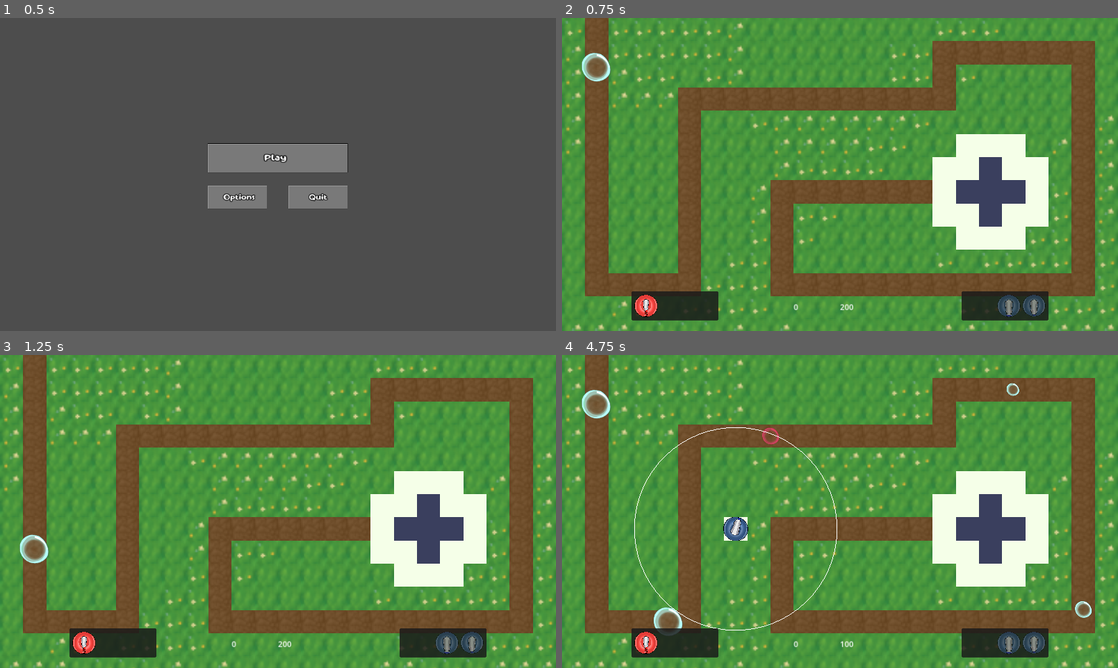
Above: before the commit, frames 1-4 (two rows, left to right).
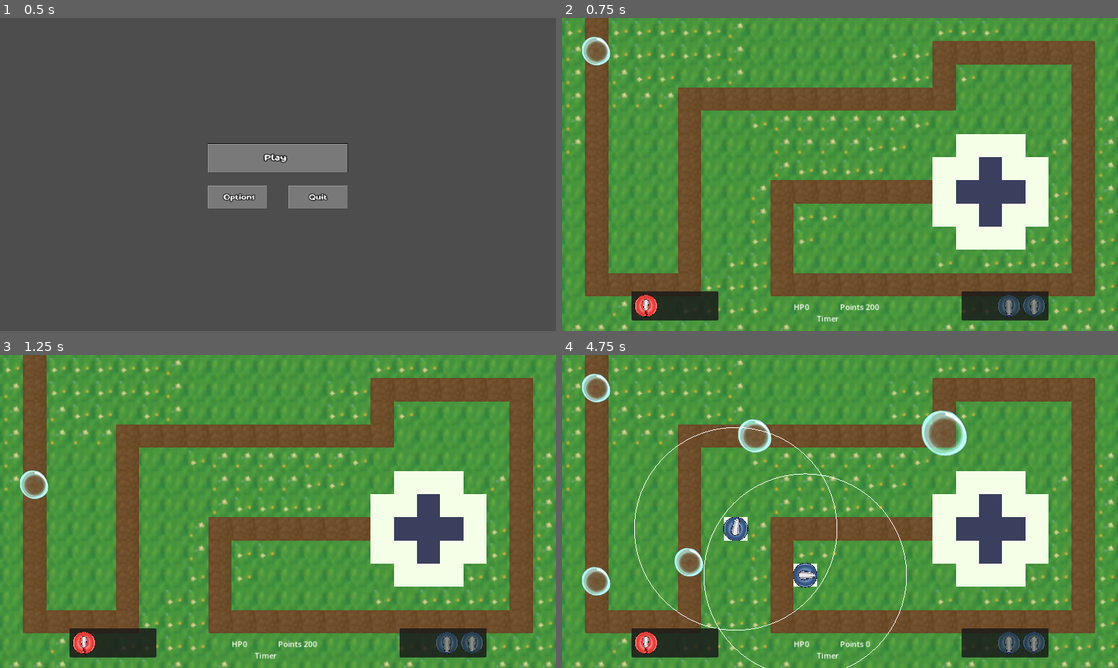
Above: after the commit, the same moments.

Repository: JustPause/GameJam2025
Game: Godot game, scene res://Scene/main_menu.tscn
The game is run twice, just before and just after one commit, with the same random seed, the same clock (stepped at 60 frames per second) and the same inputs. Sound files missing from this copy of the repository are replaced by a short silence.
Inputs (mouse positions are in pixels of both pictures, inside the frame that each line leads up to):
- Up to frame 1 (0.5 s): no input
- Up to frame 2 (0.75 s): click "Play" at 0.5 s
- Up to frame 3 (1.25 s): no input
- Up to frame 4 (4.75 s): move the mouse to (962, 495) at 1.27 s; click (962, 495) at 1.42 s; move the mouse to (728, 527) at 2.02 s; click (728, 527) at 2.17 s; move the mouse to (895, 442) at 2.77 s; click (895, 442) at 2.92 s; move the mouse to (812, 574) at 3.52 s; click (812, 574) at 3.67 s; move the mouse to (1006, 558) at 4.27 s; click (1006, 558) at 4.42 s

Frame 1 is identical in both runs. In frame 2, 0.6% of the frame differs, in the area x 3-58%, y 6-98%; in frame 3, 0.7%; in frame 4, 3.1%, in the area x 3-96%, y 6-100%.

Commit message:
dfghjkl;'

Diff:
--- a/Code/enemy_spawner.gd
+++ b/Code/enemy_spawner.gd
@@ -24,11 +24,10 @@
 	var speed: float
 	var scene: PackedScene
 
-	func _init(name_enemys, enemy_type, max_health, health, base_damage, max_size_growth, speed, scene):
+	func _init(name_enemys, enemy_type, max_health, base_damage, max_size_growth, speed, scene):
 		self.name_enemys = name_enemys
 		self.enemy_type = enemy_type
 		self.max_health = max_health
-		self.health = health
 		self.base_damage = base_damage
 		self.max_size_growth = max_size_growth
 		self.speed = speed
@@ -49,9 +48,9 @@
 var current_wave_index: int = 0
 var wave_timer: Timer
 var enemys = [
-	Enemys.new("Basic Bubble", "Air", 5.0, 25.0, 1, Vector2(0.3, 0.3), 600.0, basic_bubble_scene),
-	Enemys.new("Basic Bubble1", "Air", 5.0, 30.0, 1, Vector2(0.6, 0.6), 300.0, basic_bubble_scene),
-	Enemys.new("Basic Bubble2", "Air", 5.0, 5.0, 1, Vector2(0.3, 0.3), 150.0, ice_bubble_scene)
+	Enemys.new("Basic Bubble", "Air", 25.0, 1, Vector2(0.3, 0.3), 400.0, basic_bubble_scene),
+	Enemys.new("Basic Bubble1", "Air", 30.0, 1, Vector2(0.6, 0.6), 200.0, basic_bubble_scene),
+	Enemys.new("Basic Bubble2", "Air", 5.0, 1, Vector2(0.3, 0.3), 100.0, ice_bubble_scene)
 	]
 
 func _ready() -> void:
--- a/Scene/Green Lands.gd
+++ b/Scene/Green Lands.gd
@@ -28,7 +28,7 @@
 		var tile = map_node.get_clicked_tile()
 
 		var turret_t=turret[0].instantiate()
-		if typeof(tile) == TYPE_VECTOR2I and points>turret_t.price and tile is Vector2i:
+		if typeof(tile) == TYPE_VECTOR2I and points>=turret_t.price and tile is Vector2i:
 
 			place_tile_at_location(tile)
 			points=points-turret_t.pay()
--- a/Scene/UI.tscn
+++ b/Scene/UI.tscn
@@ -94,3 +94,11 @@
 offset_right = 96.0
 offset_bottom = -33.0
 text = "Points:"
+
+[node name="Label3" type="Label" parent="."]
+layout_mode = 0
+offset_left = -48.0
+offset_top = -32.0
+offset_right = 48.0
+offset_bottom = -9.0
+text = "Points:"
--- a/Scene/ui.gd
+++ b/Scene/ui.gd
@@ -3,19 +3,24 @@
 var node:Node2D
 var Lable_1:Label
 var Lable_2:Label
+var Lable_3:Label
 var l
 var g
+var z
 # Called when the node enters the scene tree for the first time.
 func _ready() -> void:
 	node = get_parent().get_parent()
 	l=node.find_child("MainBablue")
 	g=node.find_child("Buildings")
+	z=node.find_child("EnemyPath")
 
 	Lable_1=find_child("Label")
 	Lable_2=find_child("Label2")
+	Lable_3=find_child("Label3")
 
 
 # Called every frame. 'delta' is the elapsed time since the previous frame.
 func _process(delta: float) -> void:
-	Lable_1.text=str(round(l.hp()*10))
-	Lable_2.text=str(g.points)
+	Lable_1.text=str("HP",  round(l.hp()*10))
+	Lable_2.text=str("Points ",g.points)
+	Lable_3.text=str("Timer ")
--- /dev/null
+++ b/default_bus_layout.tres
@@ -0,0 +1,4 @@
+[gd_resource type="AudioBusLayout" format=3 uid="uid://cvu1i34hpulrl"]
+
+[resource]
+bus/0/volume_db = 6.02
--- a/entities/bubble/basic_bubble/basic_bubble.gd
+++ b/entities/bubble/basic_bubble/basic_bubble.gd
@@ -3,6 +3,8 @@
 @onready var anim_player : AnimationPlayer = $AnimationPlayer
 @onready var sprite : Sprite2D = $BasicBubble
 @onready var audio_player : AudioStreamPlayer = $AudioStreamPlayer
+
+var bubble_overflow=50;
 
 @export var name_enemys: String
 @export var speed: float
@@ -66,12 +68,12 @@
 func damage(ammount : float, attack_type : GlobalEnums.TowerAttackTypes) -> void:
 	match attack_type:
 		GlobalEnums.TowerAttackTypes.BUBBLES:
-			current_health -= ammount
+			current_health += ammount
 		GlobalEnums.TowerAttackTypes.FIRE:
 			current_health -= ammount * 2
 
-	if current_health <= 0:
-		get_node("../../../Buildings").points += round(max_health)*5
+	if current_health <= 0 or current_health >= bubble_overflow:
+		get_node("../../../Buildings").points += 25
 		kill()
 
 	anim_player.play("dammage_flash")
--- a/entities/bubble/big_bubble/big_bubble.gd
+++ b/entities/bubble/big_bubble/big_bubble.gd
@@ -6,6 +6,7 @@
 
 @export var name_enemys: String
 @export var speed: float
+var bubble_overflow=200;
 
 @export var enemy_type: String
 
@@ -70,13 +71,14 @@
 func damage(ammount : float, attack_type : GlobalEnums.TowerAttackTypes) -> void:
 	match attack_type:
 		GlobalEnums.TowerAttackTypes.BUBBLES:
-			current_health -= ammount
+			current_health += ammount
 		GlobalEnums.TowerAttackTypes.FIRE:
 			current_health -= ammount * 2
 
-	if current_health <= 0:
+	if current_health <= 0 or current_health >= bubble_overflow:
+		get_node("../../../Buildings").points += 50
 		kill()
 
 	anim_player.play("dammage_flash")
-	var new_size : Vector2 = current_scale.lerp(max_size_growth, (max_health - current_health)/max_health/10)
+	var new_size : Vector2 = current_scale.lerp(max_size_growth, (max_health - current_health)/max_health)
 	get_tree().create_tween().set_trans(Tween.TRANS_ELASTIC).tween_property(sprite, "scale", new_size, 0.2)
--- a/entities/bubble/ice_bubble/ice_bubble.gd
+++ b/entities/bubble/ice_bubble/ice_bubble.gd
@@ -8,8 +8,9 @@
 
 @export var speed: float = 300.0 #px/s
 
+var bubble_overflow=200;
 @export var bubble_max_health : float  = 100
-@export var freeze_max_health : float = 2
+@export var freeze_max_health : float = 200
 # @export var sheild_max_health : float = 0
 
 @export var base_attack_damage : float = 2
@@ -57,7 +58,7 @@
 			if current_freeze_health > 0:
 				current_freeze_health -= ammount * 0.5
 			else:
-				current_bubble_health -= ammount
+				current_bubble_health += ammount
 
 		GlobalEnums.TowerAttackTypes.FIRE:
 			if current_freeze_health > 0:
@@ -68,12 +69,12 @@
 	anim_player.play("dammage_flash")
 
 	if current_freeze_health <= 0:
-		get_node("../../../Buildings").points += round(bubble_max_health)*5
+		get_node("../../../Buildings").points += 75
 		freezeSprite.visible = false
 		sprite.visible = true
 
 		var new_size : Vector2 = current_scale.lerp(max_size_growth, (bubble_max_health - current_bubble_health)/bubble_max_health)
 		get_tree().create_tween().set_trans(Tween.TRANS_ELASTIC).tween_property(sprite, "scale", new_size, 0.2)
 
-	if current_bubble_health <= 0:
+	if current_bubble_health <= 0 or current_bubble_health >= bubble_overflow:
 		kill()
--- a/entities/turret/small_turret/air_blower.gd
+++ b/entities/turret/small_turret/air_blower.gd
@@ -1,7 +1,7 @@
 extends Node2D
 
 @export var radius : float = 75
-@export var damage : float = 1
+@export var damage : float = 3
 @export var attack_speed : float = 0.4
 var price =100
 
